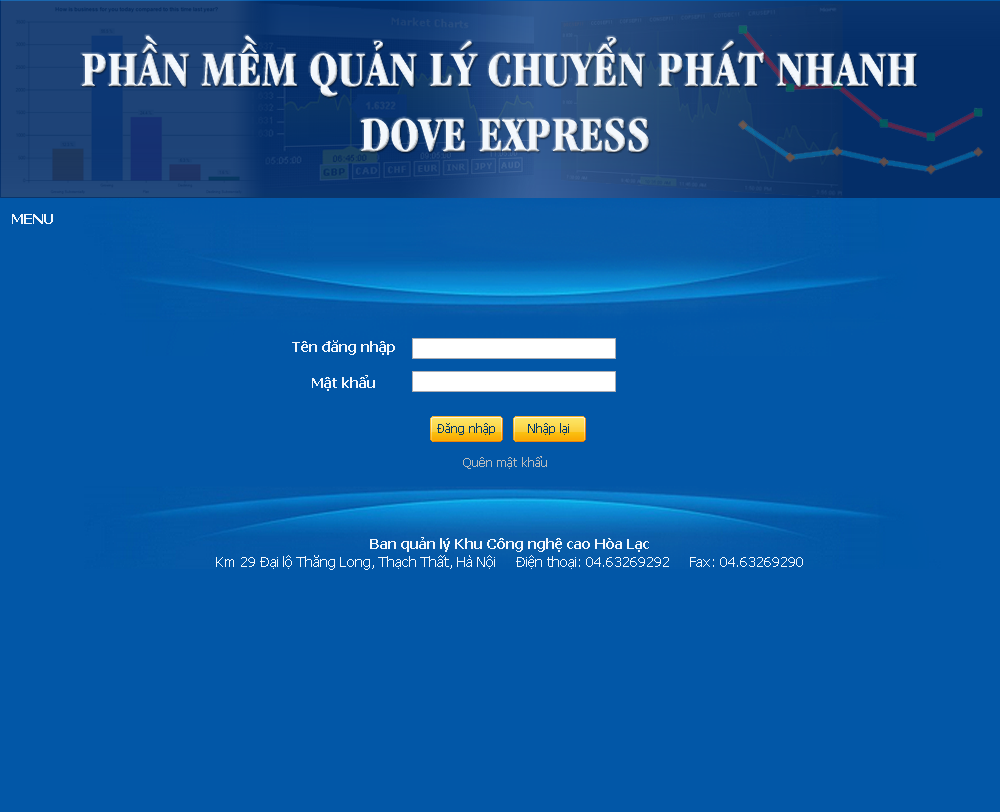
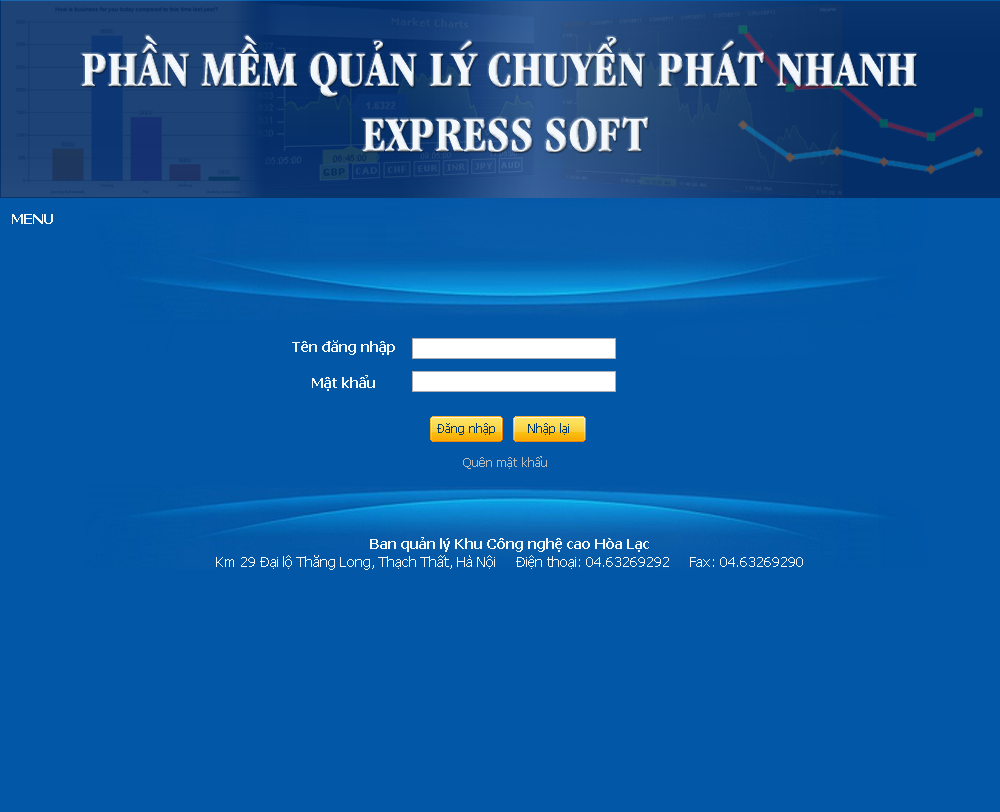
Layers edited between the first and the second (1000, 812) image:
renamed "PHẦN MỀM QUẢN LÝ CHUYỂN PHÁT NHANH DOVE EXPRESS" to "PHẦN MỀM QUẢN LÝ CHUYỂN PHÁT NHANH EXPRESS SOFT", painted on it over box(359, 115, 651, 152)
